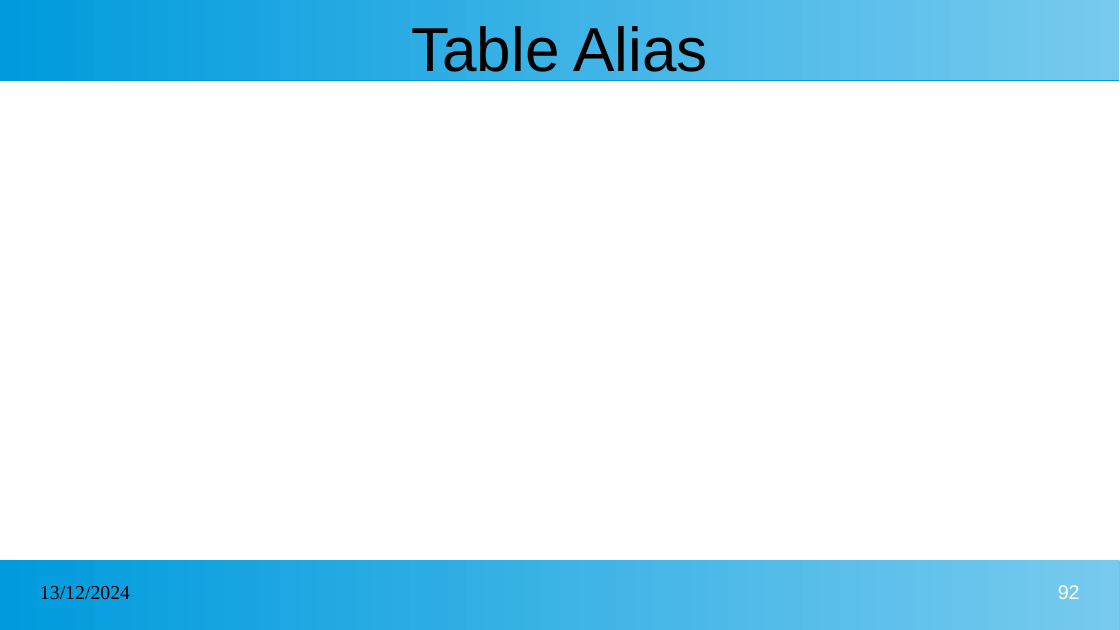
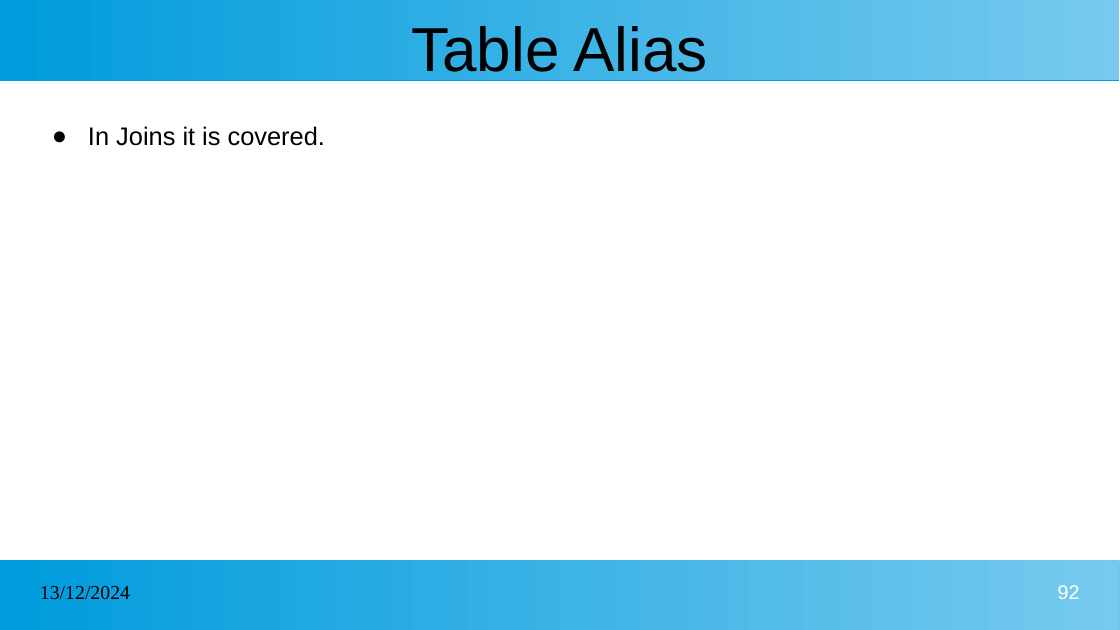
Before and after one commit to kcharankumar/MLA_Java_Arya, a slide deck: slide 92 of MLA Java Arya 1st week.pptx. Drawn at 1120x630 pixels with LibreOffice and Linux fonts; fonts in the diff are those of the drawing. Boxes give left, top, right and bottom in pixels: in the first picture for what was removed or moved away, otherwise in the second. Text is boxed around its words. In the diff, an @@ line names an element or a change of style, - is before the commit and + after.

```diff
--- a/MLA Java Arya 1st week.pptx
+++ b/MLA Java Arya 1st week.pptx
@@ text added at bbox=[88, 126, 325, 146], 18 pt, text #000000 @@
+● In Joins it is covered.
```
Also in this commit, not shown: 54 other slides changed, 2 slides added.
